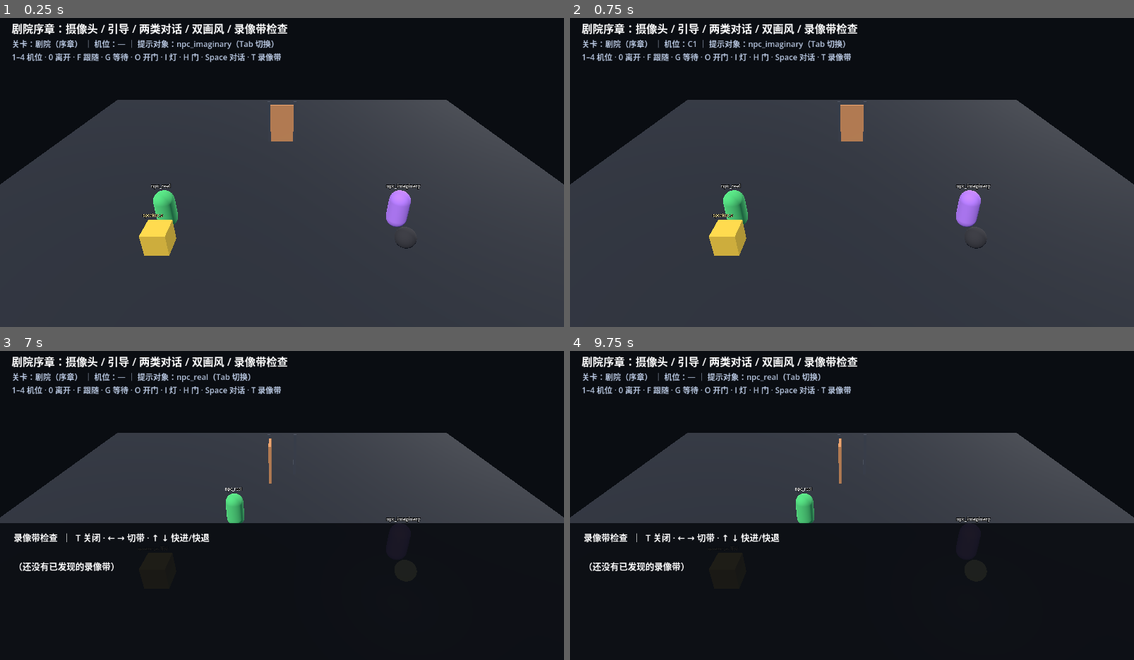
Above: before the commit, frames 1-4 (two rows, left to right).
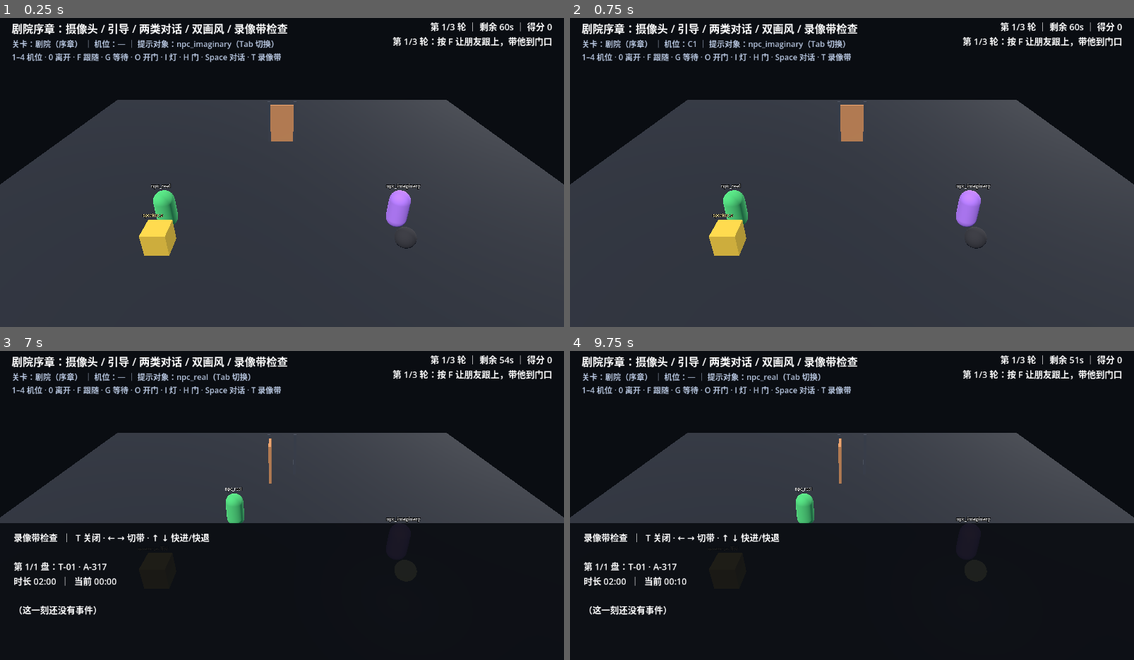
Above: after the commit, the same moments.

Repository: RequieMa/dual-faced-world
Game: Godot game, scene res://scenes/main.tscn
Two runs of this game, one before a commit and one after it. Both use one fixed random seed, a clock stepped at 60 frames per second and the inputs below.
Inputs (mouse positions are in pixels of both pictures, inside the frame that each line leads up to):
- Up to frame 1 (0.25 s): no input
- Up to frame 2 (0.75 s): tap Enter at 0.5 s; move the mouse to (976, 153) at 0.52 s; hold D from 0.53 s (still down); tap 1 (game_camera_1) at 0.6 s; click (976, 153) at 0.67 s
- Up to frame 3 (7 s): tap 0 (game_camera_off) at 0.8 s; release D at 1.25 s; tap R (game_restart, bound only after the commit) at 1.25, 2, 2.75, 3.5, 5.65, 5.75 s; drag from (169, 517) to (253, 564) at 1.27 s; move the mouse to (338, 431) at 2.02 s; hold D 2.03-2.75 s; tap Tab (game_cycle_npc) at 2.1 s; tap Space (game_dialogue) at 2.3 s; drag from (253, 564) to (112, 452) at 2.77 s; move the mouse to (451, 548) at 3.52 s; hold A 3.53-4.25 s; tap H (game_door) at 3.6 s; tap F (game_hint_follow) at 3.8 s; tap Escape (game_close) at 4.15 s; drag from (112, 452) to (197, 422) at 4.27 s; move the mouse to (310, 502) at 5.02 s; hold Down (game_tape_back) 5.03-5.75 s; tap O (game_hint_open) at 5.1 s; click (310, 502) at 5.17 s; tap G (game_hint_wait) at 5.3 s; drag from (197, 422) to (169, 517) at 5.77 s; move the mouse to (406, 486) at 6.52 s; hold Up (game_tape_forward) from 6.53 s (still down); tap I (game_indicator) at 6.6 s; tap T (game_tape) at 6.8 s
- Up to frame 4 (9.75 s): release Up (game_tape_forward) at 7.25 s; drag from (739, 517) to (823, 564) at 7.27 s; move the mouse to (908, 431) at 8.02 s; hold Down (game_tape_back) 8.03-8.75 s; tap Right (game_tape_next) at 8.1 s; tap Left (game_tape_prev) at 8.3 s; drag from (823, 564) to (682, 452) at 8.77 s; move the mouse to (1021, 548) at 9.52 s; hold Up (game_tape_forward) from 9.53 s (still down); tap 1 (game_camera_1) at 9.6 s; click (1021, 548) at 9.67 s

The runs differ from the first frame. In frame 1, 0.7% of the frame differs, in the area x 69-98%, y 1-10%; in frame 2, 0.7%; in frame 3, 1.5%, in the area x 2-98%, y 1-86%; in frame 4, 1.5%.

Commit message:
feat: add a playable 3-round prologue demo (guide the friend to the door)
GameRoot now runs a small playable loop on top of the existing systems:

- 3 rounds x 60s: press F to make npc_imaginary follow its route to the door; arriving
  completes the round (score = 100 + seconds left), timeout fails the round (R retries,
  R after winning replays)
- burning a camera costs 30 points per camera (burned stays burned, M16); each round
  unlocks one tape for the inspection panel (demo stand-in for scene pickups)
- demo HUD (round / timer / score / objective) built in code; demo auto-starts only when
  auto_tick is true so headless tests keep the old assembly contract (start_demo() drives it)
- tests/test_prologue_demo.gd: 31 assertions (full run, timeout + retry, burn penalty,
  HUD, tape unlock, loop round sync)

Diff:
--- a/scripts/game_root.gd
+++ b/scripts/game_root.gd
@@ -58,6 +58,7 @@
 	"game_tape_forward": KEY_UP,
 	"game_tape_back": KEY_DOWN,
 	"game_close": KEY_ESCAPE,
+	"game_restart": KEY_R,
 }
 
 const HINT_TEXTS := {
@@ -107,6 +108,22 @@
 var _tape_index: int = 0
 var _tape_time: float = 0.0
 const TAPE_SEEK_STEP := 10.0
+
+## 可玩 demo（序章）：数据驱动的轮次目标，剧情以后重设计也不影响这套骨架。
+const DEMO_ROUNDS := 3
+const DEMO_ROUND_TIME := 60.0
+const DEMO_ROUND_SCORE := 100
+const DEMO_BURN_PENALTY := 30
+const DEMO_TARGET_NPC := "npc_imaginary"
+
+var _demo_round: int = 0
+var _demo_score: int = 0
+var _demo_time_left: float = 0.0
+var _demo_phase: String = "idle"
+var _demo_message: String = ""
+var _demo_round_burned: Array[String] = []
+var _demo_hud: CanvasLayer = null
+var _demo_label: Label = null
 
 
 func _ready() -> void:
@@ -120,6 +137,8 @@
 	_capture_world_initial_state()
 	_refresh_hud()
 	set_process(auto_tick)
+	if auto_tick:
+		start_demo()
 
 
 func _exit_tree() -> void:
@@ -367,6 +386,9 @@
 			return _action_tape_seek(-TAPE_SEEK_STEP)
 		"game_close":
 			return _action_close()
+		"game_restart":
+			_demo_retry()
+			return true
 		_:
 			return false
 
@@ -604,6 +626,145 @@
 	}
 
 
+# --- 可玩 demo（序章） -----------------------------------------------------------
+
+## 3 轮目标：每轮限时把朋友（npc_imaginary）引导到门口。
+## 到达 = NPC 的 waypoint_index 走完 route 并进入 WAIT；超时 = 本轮失败，按 R 重试。
+## 分数 = 每轮 100 + 剩余秒数，烧毁摄像头每台 -30（永久烧毁，符合 M16）。
+func start_demo() -> void:
+	_demo_round = 1
+	_demo_score = 0
+	_demo_phase = "playing"
+	_begin_demo_round()
+
+
+func is_demo_active() -> bool:
+	return _demo_phase == "playing"
+
+
+func get_demo_state() -> Dictionary:
+	return {
+		"phase": _demo_phase,
+		"round": _demo_round,
+		"rounds": DEMO_ROUNDS,
+		"time_left": _demo_time_left,
+		"score": _demo_score,
+		"message": _demo_message,
+		"burned": _burned_cameras(),
+	}
+
+
+func _begin_demo_round() -> void:
+	_demo_time_left = DEMO_ROUND_TIME
+	_demo_round_burned = _burned_cameras()
+	_demo_message = "第 %d/%d 轮：按 F 让朋友跟上，带他到门口" % [_demo_round, DEMO_ROUNDS]
+	if _loop_manager.get_round_index() == 0:
+		start_round()
+	else:
+		restart_round(0.0)
+	_discover_next_tape()
+	_ensure_demo_hud()
+	_refresh_demo_hud()
+
+
+func _update_demo(delta: float) -> void:
+	if _demo_phase != "playing":
+		return
+	_demo_time_left = maxf(0.0, _demo_time_left - delta)
+	_apply_burn_penalty()
+	if _demo_target_arrived():
+		_complete_demo_round()
+	elif _demo_time_left <= 0.0:
+		_demo_fail("超时")
+	_refresh_demo_hud()
+
+
+func _demo_target_arrived() -> bool:
+	var npc = _npcs.get(DEMO_TARGET_NPC)
+	if npc == null or not is_instance_valid(npc):
+		return false
+	var npc_state: Dictionary = npc.get_state()
+	return String(npc_state.get("state", "")) == "WAIT" \
+		and int(npc_state.get("route_size", 0)) > 0 \
+		and int(npc_state.get("waypoint_index", 0)) >= int(npc_state.get("route_size", 0))
+
+
+func _apply_burn_penalty() -> void:
+	for camera_id in _burned_cameras():
+		if _demo_round_burned.has(camera_id):
+			continue
+		_demo_round_burned.append(camera_id)
+		_demo_score -= DEMO_BURN_PENALTY
+		_demo_message = "摄像头 %s 过载烧毁，扣 %d 分" % [camera_id, DEMO_BURN_PENALTY]
+
+
+func _complete_demo_round() -> void:
+	_demo_score += DEMO_ROUND_SCORE + int(ceil(_demo_time_left))
+	if _demo_round >= DEMO_ROUNDS:
+		_demo_phase = "won"
+		_demo_message = "演示通关 · 得分 %d（按 R 重玩）" % _demo_score
+	else:
+		_demo_round += 1
+		_begin_demo_round()
+
+
+func _demo_fail(reason: String) -> void:
+	_demo_phase = "lost"
+	_demo_message = "本轮失败：%s（按 R 重试）" % reason
+
+
+func _demo_retry() -> void:
+	if _demo_phase == "lost":
+		_demo_phase = "playing"
+		_begin_demo_round()
+	elif _demo_phase == "won":
+		start_demo()
+
+
+func _burned_cameras() -> Array[String]:
+	var burned: Array[String] = []
+	if not is_instance_valid(_camera_session):
+		return burned
+	for camera_id in _camera_session.get_state().get("burned", []):
+		burned.append(String(camera_id))
+	return burned
+
+
+func _discover_next_tape() -> void:
+	var archive = get_node_or_null("/root/TapeArchive")
+	if archive == null or not archive.has_method("get_tapes"):
+		return
+	if archive.has_method("load_default_library") and archive.get_tapes().is_empty():
+		archive.load_default_library()
+	for tape in archive.get_tapes():
+		if not bool(tape.known_to_player):
+			archive.discover(String(tape.tape_id))
+			return
+
+
+func _ensure_demo_hud() -> void:
+	if _demo_hud != null:
+		return
+	_demo_hud = CanvasLayer.new()
+	_demo_hud.name = "DemoHud"
+	add_child(_demo_hud)
+	_demo_label = Label.new()
+	_demo_label.set_anchors_and_offsets_preset(Control.PRESET_TOP_RIGHT)
+	_demo_label.offset_left = -460.0
+	_demo_label.offset_top = 20.0
+	_demo_label.offset_right = -24.0
+	_demo_label.horizontal_alignment = HORIZONTAL_ALIGNMENT_RIGHT
+	_demo_label.add_theme_font_size_override("font_size", 18)
+	_demo_hud.add_child(_demo_label)
+
+
+func _refresh_demo_hud() -> void:
+	if _demo_label == null:
+		return
+	_demo_label.text = "第 %d/%d 轮 ｜ 剩余 %ds ｜ 得分 %d\n%s" % [
+		_demo_round, DEMO_ROUNDS, int(ceil(_demo_time_left)), _demo_score, _demo_message]
+
+
 # --- HUD -----------------------------------------------------------------------
 
 func _refresh_hud() -> void:
@@ -645,6 +806,7 @@
 		var npc = _npcs[target_id]
 		if is_instance_valid(npc) and npc.has_method("tick"):
 			npc.tick(delta)
+	_update_demo(delta)
 
 
 # --- 摄像头（W1） ---------------------------------------------------------------
--- /dev/null
+++ b/tests/test_prologue_demo.gd
@@ -0,0 +1,181 @@
+extends SceneTree
+## 可玩 demo（序章）测试：3 轮目标 / 计时 / 得分 / 失败重试 / 烧毁扣分 / 磁带解锁。
+## 运行：godot --headless --path . --script tests/test_prologue_demo.gd
+## 退出码 0 = 全绿，1 = 有用例失败。
+
+const SCENE_PATH := "res://scenes/game_root.tscn"
+
+var _failures: Array[String] = []
+var _checks: int = 0
+var _started := false
+
+
+func _initialize() -> void:
+	_check("存在 scenes/game_root.tscn", ResourceLoader.exists(SCENE_PATH))
+
+
+func _process(_delta: float) -> bool:
+	if _started:
+		return false
+	_started = true
+	_run_tests()
+	return false
+
+
+func _run_tests() -> void:
+	_test_full_run()
+	_test_timeout_and_retry()
+	_test_burn_penalty()
+	_report()
+
+
+# --- 通关流程 ------------------------------------------------------------------
+
+func _test_full_run() -> void:
+	var instance := _new_game_root()
+	if instance == null:
+		_check("game_root 可实例化", false)
+		return
+	instance.start_demo()
+	var state: Dictionary = instance.get_demo_state()
+	_check("start_demo 后进入 playing", String(state["phase"]) == "playing", str(state))
+	_check("第 1/3 轮", int(state["round"]) == 1 and int(state["rounds"]) == 3, str(state))
+	_check("限时 60 秒", is_equal_approx(float(state["time_left"]), 60.0), str(state))
+	_check("开局得分为 0", int(state["score"]) == 0, str(state))
+	_check("开局自动开始循环第 1 轮", instance.get_loop_manager().get_round_index() == 1)
+	_check("有 demo HUD", instance.get_node_or_null("DemoHud") != null)
+	var hud_label := instance.get_node_or_null("DemoHud").get_child(0) as Label
+	_check("HUD 显示轮次与目标", hud_label != null and hud_label.text.contains("第 1/3 轮")
+		and hud_label.text.contains("带他到门口"), "" if hud_label == null else hud_label.text)
+	var archive = root.get_node_or_null("TapeArchive")
+	if archive != null:
+		_check("开局解锁第一盘磁带", archive.known_count() >= 1, str(archive.known_count()))
+
+	instance.tick(10.0)
+	state = instance.get_demo_state()
+	_check("tick 推进倒计时", float(state["time_left"]) < 51.0 and float(state["time_left"]) > 49.0,
+		str(state))
+
+	_finish_round(instance)
+	state = instance.get_demo_state()
+	_check("把朋友带到门口后进入第 2 轮", int(state["round"]) == 2 and String(state["phase"]) == "playing",
+		str(state))
+	_check("成功一轮得分 > 100", int(state["score"]) > 100, str(state))
+	_check("循环轮次跟随 demo 轮次", instance.get_loop_manager().get_round_index() == 2,
+		str(instance.get_loop_manager().get_round_index()))
+
+	_finish_round(instance)
+	_finish_round(instance)
+	state = instance.get_demo_state()
+	_check("完成 3 轮后通关", String(state["phase"]) == "won", str(state))
+	_check("通关得分 >= 300", int(state["score"]) >= 300, str(state))
+	_check("通关文案含「通关」", String(state["message"]).contains("通关"), str(state["message"]))
+	if archive != null:
+		_check("三轮后已解锁多盘磁带", archive.known_count() >= 2, str(archive.known_count()))
+
+	# 通关后按 R 重玩
+	var score_before := int(state["score"])
+	instance.handle_action("game_restart")
+	state = instance.get_demo_state()
+	_check("通关后 R 重玩回到第 1 轮", String(state["phase"]) == "playing" and int(state["round"]) == 1,
+		str(state))
+	_check("重玩清空得分", int(state["score"]) == 0 and score_before >= 300, str(state))
+	instance.free()
+
+
+func _finish_round(instance) -> void:
+	var before_round := int(instance.get_demo_state()["round"])
+	instance.handle_action("game_hint_follow")
+	for i in range(40):
+		instance.tick(0.5)
+		var state: Dictionary = instance.get_demo_state()
+		if String(state["phase"]) != "playing" or int(state["round"]) != before_round:
+			return
+
+
+# --- 超时与重试 ----------------------------------------------------------------
+
+func _test_timeout_and_retry() -> void:
+	var instance := _new_game_root()
+	if instance == null:
+		_check("第二个实例可实例化", false)
+		return
+	instance.start_demo()
+	var start_score := int(instance.get_demo_state()["score"])
+	instance.tick(61.0)
+	var state: Dictionary = instance.get_demo_state()
+	_check("超时后本轮失败", String(state["phase"]) == "lost", str(state))
+	_check("失败文案含「超时」", String(state["message"]).contains("超时"), str(state["message"]))
+	_check("超时不加得分", int(state["score"]) == start_score, str(state))
+	_check("失败时 demo 不是 active", instance.is_demo_active() == false)
+
+	instance.handle_action("game_restart")
+	state = instance.get_demo_state()
+	_check("R 重试回到同一轮", String(state["phase"]) == "playing" and int(state["round"]) == 1,
+		str(state))
+	_check("重试后倒计时重置", is_equal_approx(float(state["time_left"]), 60.0), str(state))
+	_check("重试重置 NPC 状态",
+		String(instance.get_state()["guide"]["npcs"]["npc_imaginary"]["state"]) == "IDLE",
+		str(instance.get_state()["guide"]["npcs"]["npc_imaginary"]))
+	instance.free()
+
+
+# --- 烧毁扣分 ------------------------------------------------------------------
+
+func _test_burn_penalty() -> void:
+	var instance := _new_game_root()
+	if instance == null:
+		_check("第三个实例可实例化", false)
+		return
+	instance.start_demo()
+	_check("进入 C1", instance.handle_action("game_camera_1"))
+	instance.tick(7.0)
+	var state: Dictionary = instance.get_demo_state()
+	_check("C1 过载烧毁", instance.get_camera_session().is_burned("C1"),
+		str(instance.get_camera_session().get_state()))
+	_check("烧毁扣 30 分", int(state["score"]) == -30, str(state))
+	_check("烧毁有提示文案", String(state["message"]).contains("烧毁"), str(state["message"]))
+	instance.tick(1.0)
+	_check("同一台机位不重复扣分", int(instance.get_demo_state()["score"]) == -30,
+		str(instance.get_demo_state()))
+	instance.free()
+
+
+# --- 工具 ---------------------------------------------------------------------
+
+func _new_game_root() -> Node:
+	var packed := ResourceLoader.load(SCENE_PATH) as PackedScene
+	if packed == null:
+		return null
+	var instance := packed.instantiate()
+	if instance == null:
+		return null
+	instance.auto_tick = false
+	root.add_child(instance)
+	return instance
+
+
+# --- 断言 ---------------------------------------------------------------------
+
+func _check(label: String, condition: bool, detail: String = "") -> void:
+	_checks += 1
+	if condition:
+		print("PASS  ", label)
+	else:
+		var message := label
+		if not detail.is_empty():
+			message += "  [" + detail + "]"
+		_failures.append(message)
+		printerr("FAIL  ", message)
+
+
+func _report() -> void:
+	print("----")
+	if _failures.is_empty():
+		print("PROLOGUE_DEMO_TEST_PASS (%d checks)" % _checks)
+		quit(0)
+	else:
+		printerr("PROLOGUE_DEMO_TEST_FAIL (%d/%d failed)" % [_failures.size(), _checks])
+		for failure in _failures:
+			printerr("  - ", failure)
+		quit(1)
Not shown, changed: TODO.md
Not shown, changed: docs/MECHANICS_GAMEPLAY.md
